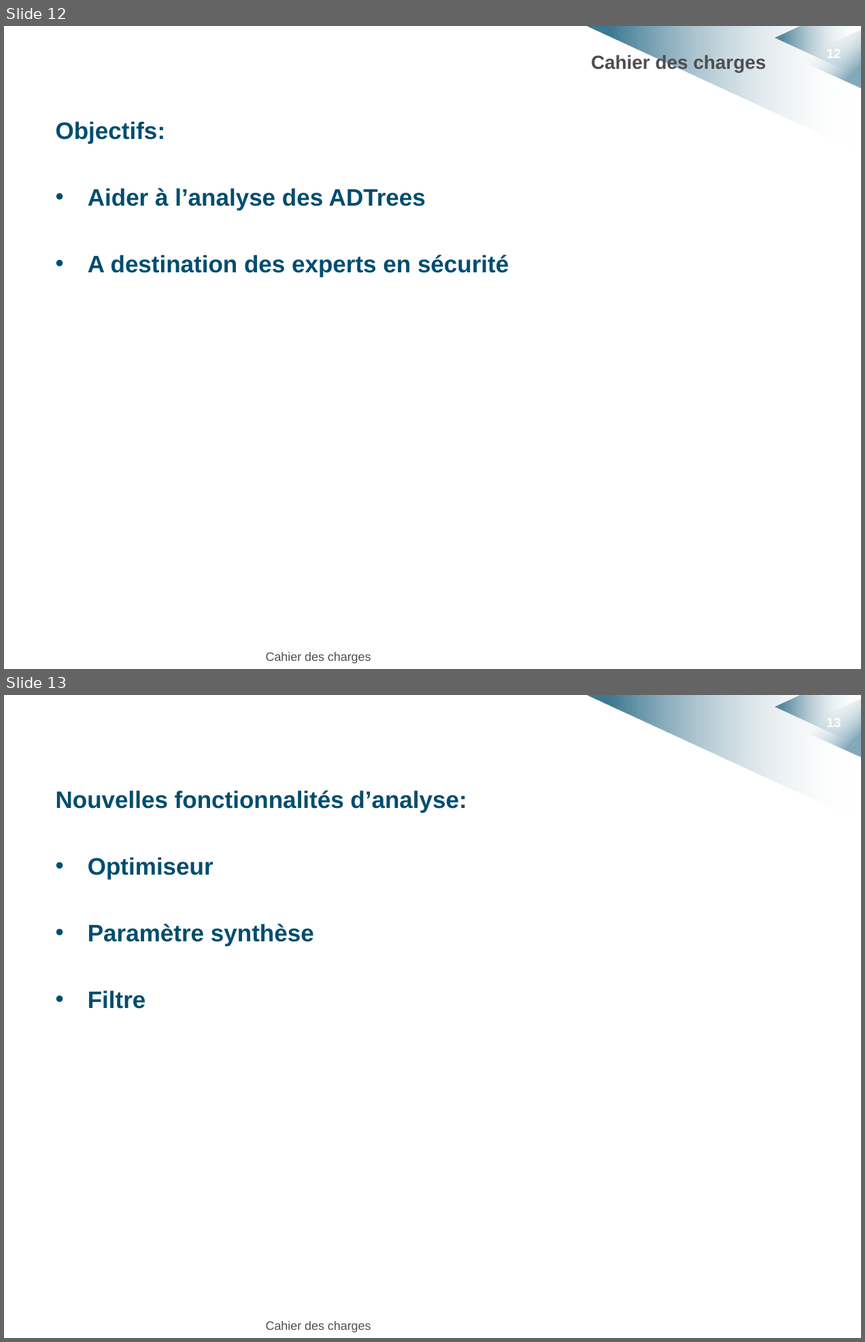
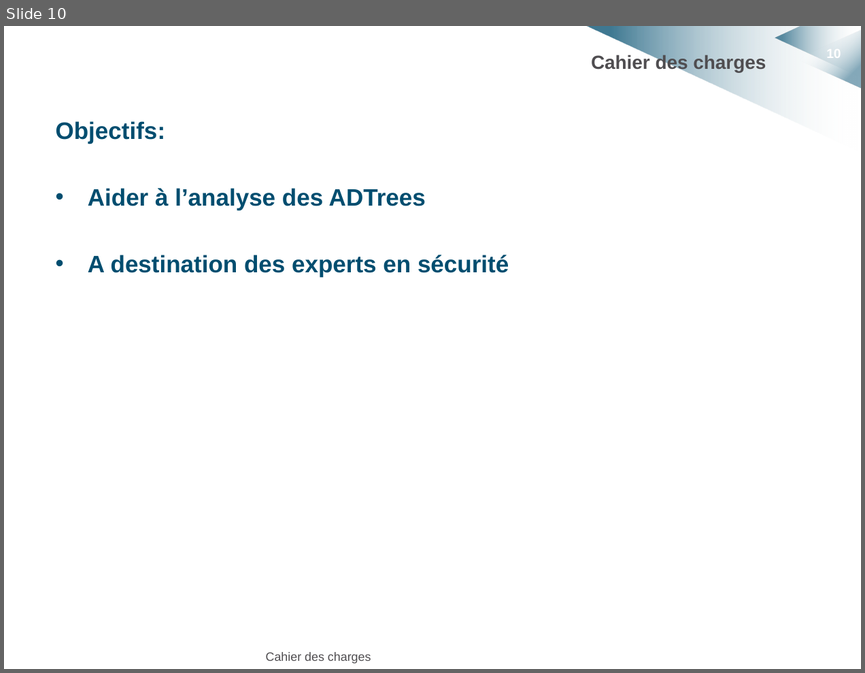
Before and after one commit to HKervadec/korrigolo, a slide deck: soutenances/projet_decembre/soutenance_projet_decembre.pptx. Shown one above the other, each under a label of ours: slides 12 and 13 before the commit, slide 10 after it. The pictures are 865x1342 and 865x673 pixels, drawn with LibreOffice and Linux fonts; fonts in the diff are those of the drawing; background and template pictures are left out. Boxes give left, top, right and bottom in pixels: in the first picture for what was removed or moved away, otherwise in the second. Text is boxed around its words. In the diff, an @@ line names an element or a change of style, - is before the commit and + after.

```diff
--- a/soutenances/projet_decembre/soutenance_projet_decembre.pptx
+++ b/soutenances/projet_decembre/soutenance_projet_decembre.pptx
@@ slide 13 removed at [4,695,861,1338], background #FFFFFF; not listed: 4 template elements that a slide beside it also shows @@
@@ text removed at [56,790,466,1008] @@
-Nouvelles fonctionnalités d’analyse:
-• Optimiseur
-• Paramètre synthèse
-• Filtre
@@ text removed at [266,1321,371,1332] @@
-Cahier des charges
@@ what was slide 12 is now slide 10 @@
@@ page number at [826,46,840,61]: text changed @@
-12
+10
```
Also in this commit, not shown: 3 slides changed, 2 slides added, 6 other slides removed.
